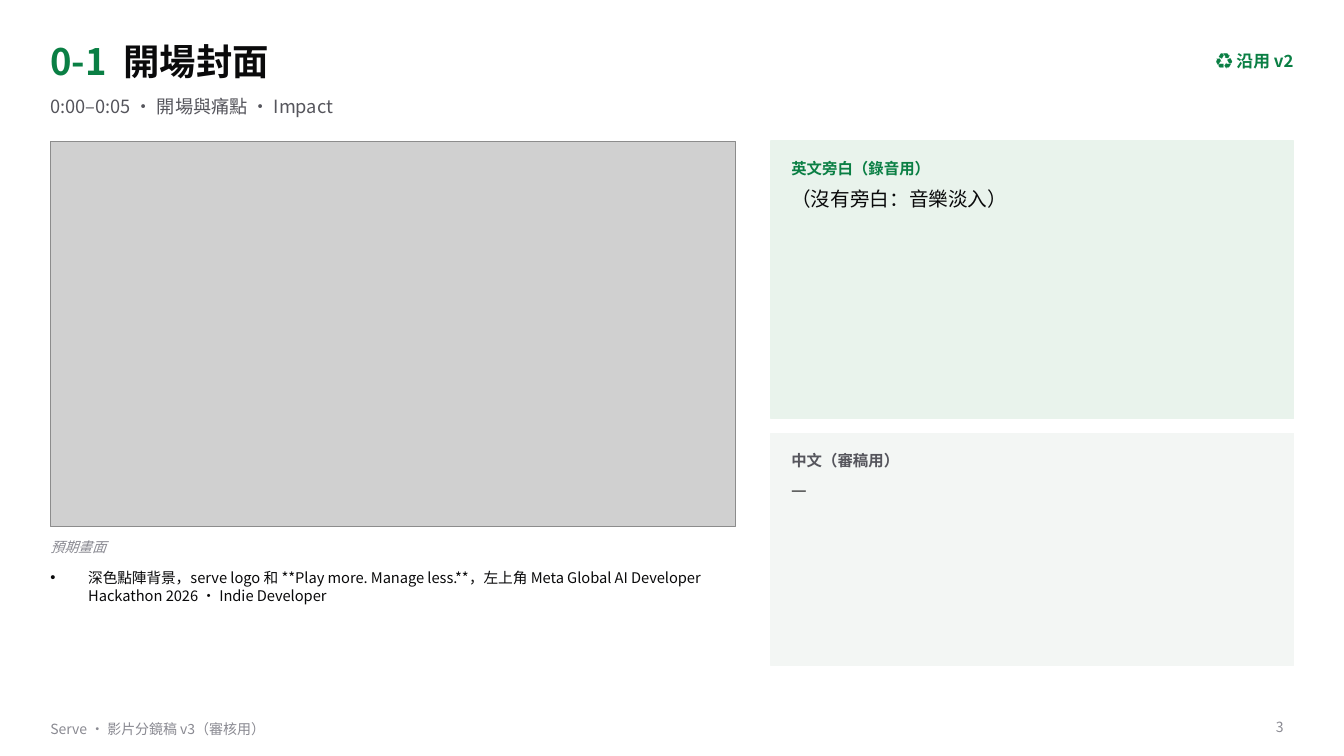
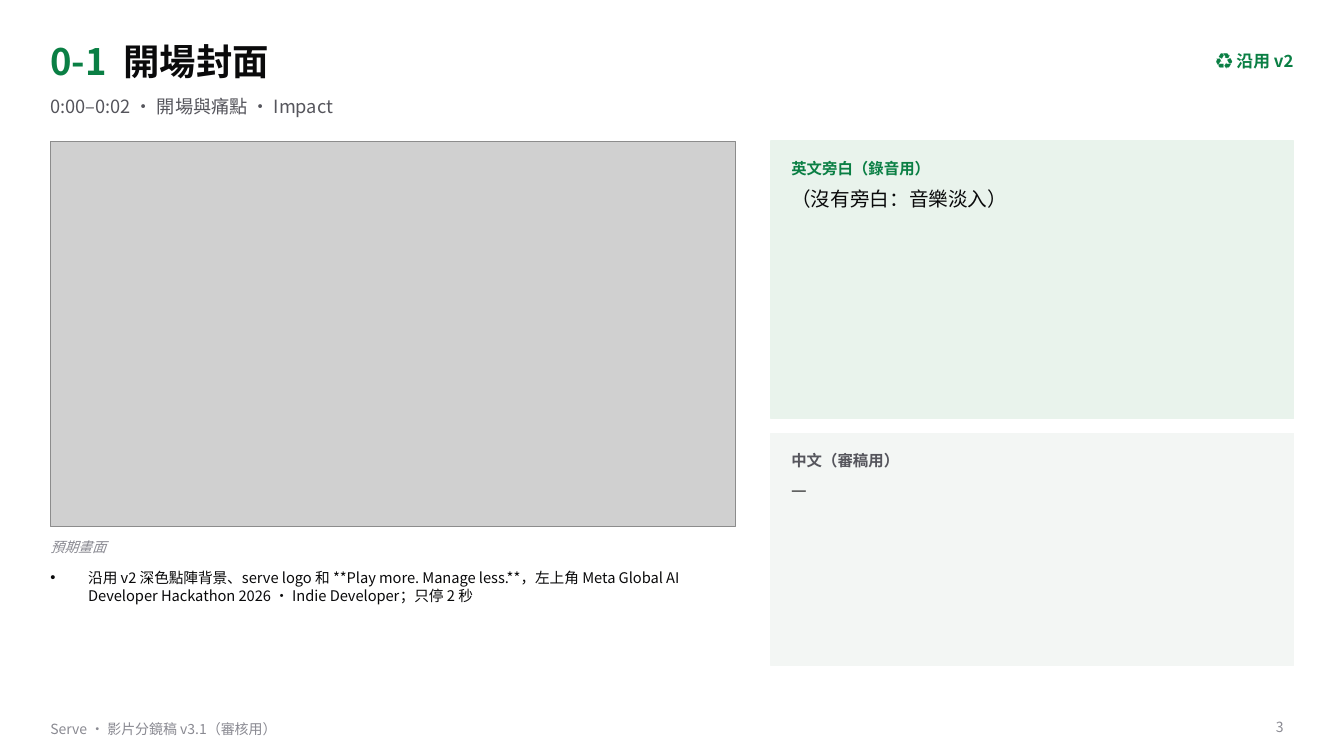
Before and after one commit to gino6178/serve-meta-hackathon, a slide deck: slide 3 of video/storyboard_v3.pptx. Drawn at 1344x756 pixels with LibreOffice and Linux fonts; fonts in the diff are those of the drawing; grey boxes stand for pictures. Boxes give left, top, right and bottom in pixels: in the first picture for what was removed or moved away, otherwise in the second. Text is boxed around its words. In the diff, an @@ line names an element or a change of style, - is before the commit and + after.

```diff
--- a/video/storyboard_v3.pptx
+++ b/video/storyboard_v3.pptx
@@ text at (50, 98, 333, 117): text changed @@
-0:00–0:05 · 開場與痛點 · Impact
+0:00–0:02 · 開場與痛點 · Impact
@@ text at (88, 570, 679, 605): text changed @@
-• 深色點陣背景，serve logo 和 **Play more. Manage less.**，左上角 Meta Global AI Developer Hackathon 2026 · Indie Developer
+• 沿用 v2 深色點陣背景、serve logo 和 **Play more. Manage less.**，左上角 Meta Global AI Developer Hackathon 2026 · Indie Developer；只停 2 秒
@@ text at (50, 722, 276, 735): text changed @@
-Serve · 影片分鏡稿 v3（審核用）
+Serve · 影片分鏡稿 v3.1（審核用）
```
Also in this commit, not shown: 15 other slides changed, 13 other files.
